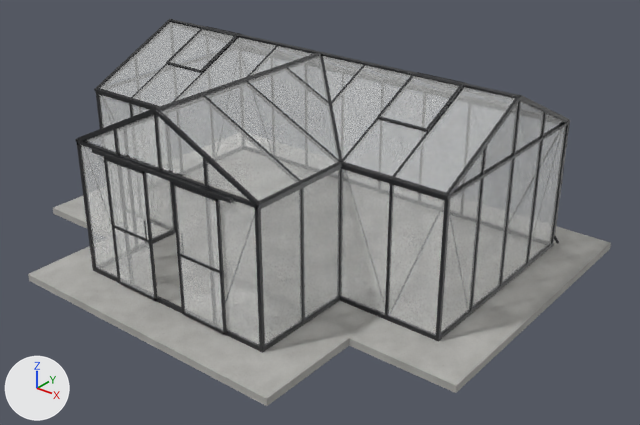
Before and after pictures for a commit that changed the glTF model models/scandiglas/sg-t252.glb.
The view is the same before and after, from a camera (50 mm lens) standing at (7.56, -5.78, 6.07) and looking at (0.55, 2.98, 0.64). Arrows for +X, +Y and +Z are at lower left; the lights stay in place. The older version comes first. Vertices at exactly the same position are counted once.

The older version as bpy lines, for what is in view:
```python
me_scandiglas = bpy.data.meshes.new('scandiglas')
me_scandiglas.from_pydata(...)  # 5398 vertices, 9975 faces; spans x -3.69..3.69, y 0.0..5.88, z -0.1..2.69
# faces by material slot: [92, 7011, 1688, 1184]
me_scandiglas.materials.append(mat_concrete)  # picture img_concrete
me_scandiglas.materials.append(mat_powder)
me_scandiglas.materials.append(mat_glass)  # white #fdfefd
me_scandiglas.materials.append(mat_glass_roof)  # white #f3f5f3
ob_scandiglas_t252 = bpy.data.objects.new('scandiglas-t252', me_scandiglas)
ob_scandiglas_t252.location = (0.0, 0.0, 0.0)
```
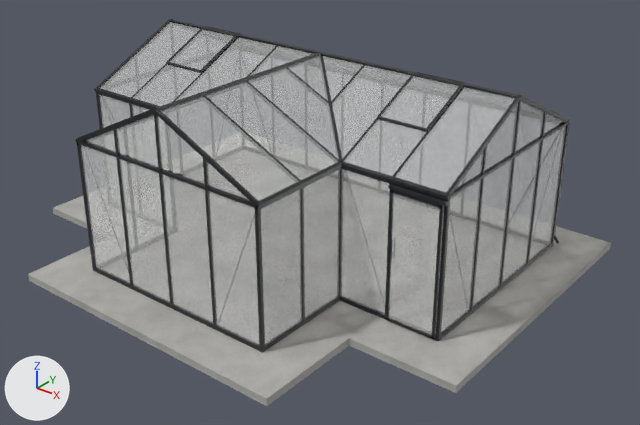
What changed in the scene script:
```text
Change me_scandiglas:
    used by ob_scandiglas_t252; location = (0.0, 0.0, 0.0)
    remove me_scandiglas.from_pydata(...)  # 5398 vertices, 9975 faces; spans x -3.69..3.69, y 0.0..5.88, z -0.1..2.69
    add me_scandiglas.from_pydata(...)  # 5232 vertices, 9641 faces; spans x -3.69..3.69, y 0.0..5.88, z -0.1..2.69
    me_scandiglas part 1: the loose piece of 24 vertices spanning x -0.76..0.76, y 0.62..0.66, z 1.85..1.89 is scaled about its middle by (-0.513, 1.53, -1.27), then moved by (2.69, 1.46, -0.02)
    me_scandiglas part 2: the loose piece of 24 vertices spanning x 0.24..1.0, y 0.58..0.61, z 0.87..0.9 is scaled about its middle by (-0.935, 1.58, -1.36), then moved by (2.05, 1.54, 0.94)
    me_scandiglas part 3: the loose piece of 24 vertices spanning x -0.31..-0.29, y 0.62..0.63, z 0.9..1.18 is scaled about its middle by (2.88, 3.79, 6.58), then moved by (0.3, 0.01, -0.06)
    me_scandiglas part 4: the loose piece of 24 vertices spanning x 2.32..3.02, y 2.14, z 0.06..1.89 is scaled about its middle by (0.898, 1, 0.936), then moved by (0.0, -0.04, -0.05)
    me_scandiglas part 5: the loose piece of 24 vertices spanning x 0.27..0.96, y 0.6, z 0.06..1.82 is scaled about its middle by (1.08, 1, 1.04), then moved by (-0.23, 0.04, 0.03)
    me_scandiglas part 6: the loose piece of 24 vertices spanning x -0.96..-0.27, y 0.6, z 0.06..1.82 is scaled about its middle by (1.08, 1, 1.04), then moved by (0.23, 0.04, 0.03)
    me_scandiglas part 7: the loose piece of 24 vertices spanning x 2.32..3.02, y 2.17, z 0.08..1.87 is rebuilt with 70 vertices and now spans x 2.32..3.03, y 2.08..2.11, z 0.03..1.81
    me_scandiglas part 8: the loose piece of 70 vertices spanning x -1.0..-0.24, y 0.58..0.61, z 0.03..1.85 is deleted
    me_scandiglas part 9: the loose piece of 70 vertices spanning x 0.24..1.0, y 0.58..0.61, z 0.03..1.85 is deleted
    me_scandiglas part 10: the loose piece of 24 vertices spanning x -1.0..-0.24, y 0.58..0.61, z 0.87..0.9 is deleted
    me_scandiglas part 11: the loose piece of 24 vertices spanning x -1.21..1.21, y 0.57..0.63, z 1.86..1.91 is deleted
    other edits to the shape of me_scandiglas do not show in these pictures
```

Pixel boxes [x1, y1, x2, y2] of what changed, in the pictures (640 x 425 px; the box of a moved part takes in the faces that stretch with it):
part 1 of me_scandiglas, moved or reshaped (not visible before)
    after: [388, 184, 449, 206]
part 2 of me_scandiglas, moved or reshaped (not visible afterwards)
    before: [179, 254, 223, 274]
part 3 of me_scandiglas, moved or reshaped (not visible before)
    after: [159, 173, 173, 305]
part 4 of me_scandiglas, moved or reshaped
    before: [388, 185, 445, 335]
    after: [389, 193, 440, 335]
part 5 of me_scandiglas, moved or reshaped
    before: [175, 186, 223, 330]
    after: [162, 174, 213, 323]
part 6 of me_scandiglas, moved or reshaped
    before: [107, 161, 154, 297]
    after: [120, 159, 170, 303]
part 7 of me_scandiglas, rebuilt (not visible before)
    after: [385, 189, 444, 339]
part 8 of me_scandiglas, deleted
    before: [104, 157, 158, 301]
part 9 of me_scandiglas, deleted
    before: [172, 182, 227, 335]
part 10 of me_scandiglas, deleted
    before: [113, 225, 152, 243]
part 11 of me_scandiglas, deleted
    before: [92, 148, 234, 203]
